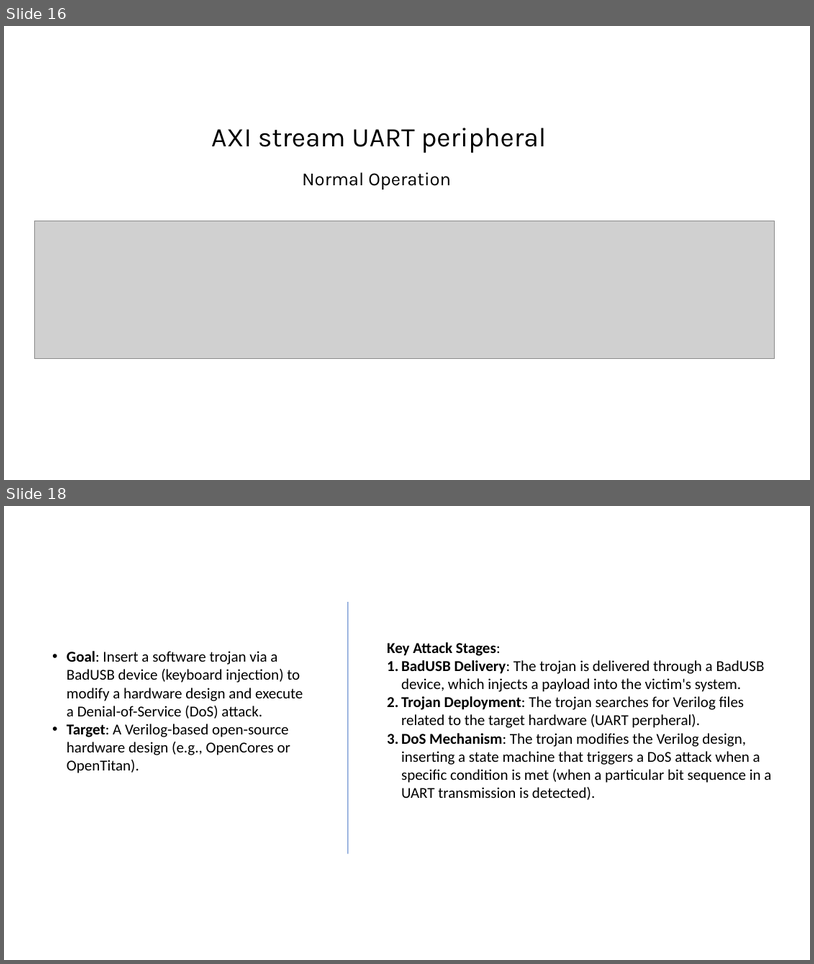
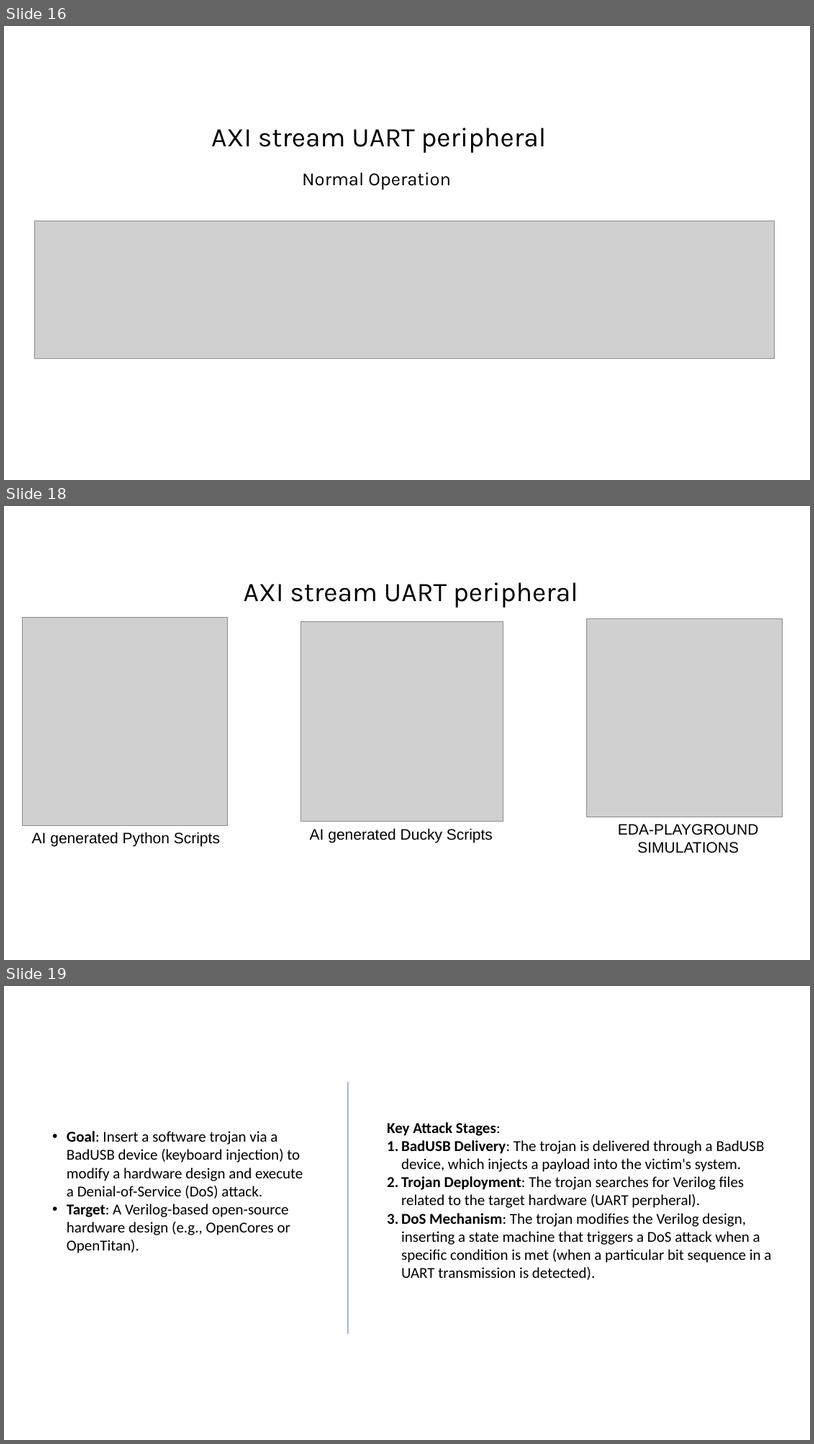
Before and after one commit to Lefteris-B/2024-CSAW, a slide deck: presentations/CSAW_2024_second_stage.pptx. Shown one above the other, each under a label of ours: slides 16 and 18 before the commit, slides 16, 18 and 19 after it; the slides between them are not shown. The pictures are 814x964 and 814x1444 pixels, drawn with LibreOffice and Linux fonts; fonts in the diff are those of the drawing; grey boxes stand for pictures. Boxes give left, top, right and bottom in pixels: in the first picture for what was removed or moved away, otherwise in the second. Text is boxed around its words. In the diff, an @@ line names an element or a change of style, - is before the commit and + after.

```diff
--- a/presentations/CSAW_2024_second_stage.pptx
+++ b/presentations/CSAW_2024_second_stage.pptx
@@ slide 18 added at (x1=4, y1=506, x2=810, y2=960), background #FFFFFF @@
@@ text added at (x1=244, y1=582, x2=579, y2=608), 32 pt, text #000000 @@
+AXI stream UART peripheral
@@ picture added at (x1=23, y1=618, x2=227, y2=826) @@
@@ picture added at (x1=301, y1=621, x2=503, y2=821) @@
@@ picture added at (x1=587, y1=619, x2=783, y2=817) @@
@@ text added at (x1=310, y1=828, x2=493, y2=843), 18 pt, text #000000 @@
+AI generated Ducky Scripts
@@ text added at (x1=618, y1=824, x2=759, y2=853), 18 pt, text #000000 @@
+EDA-PLAYGROUND
+SIMULATIONS
@@ text added at (x1=32, y1=831, x2=220, y2=846), 18 pt, text #000000 @@
+AI generated Python Scripts
@@ what was slide 18 is now slide 19 @@
```
Also in this commit, not shown: 4 slides changed, 2 other files.
